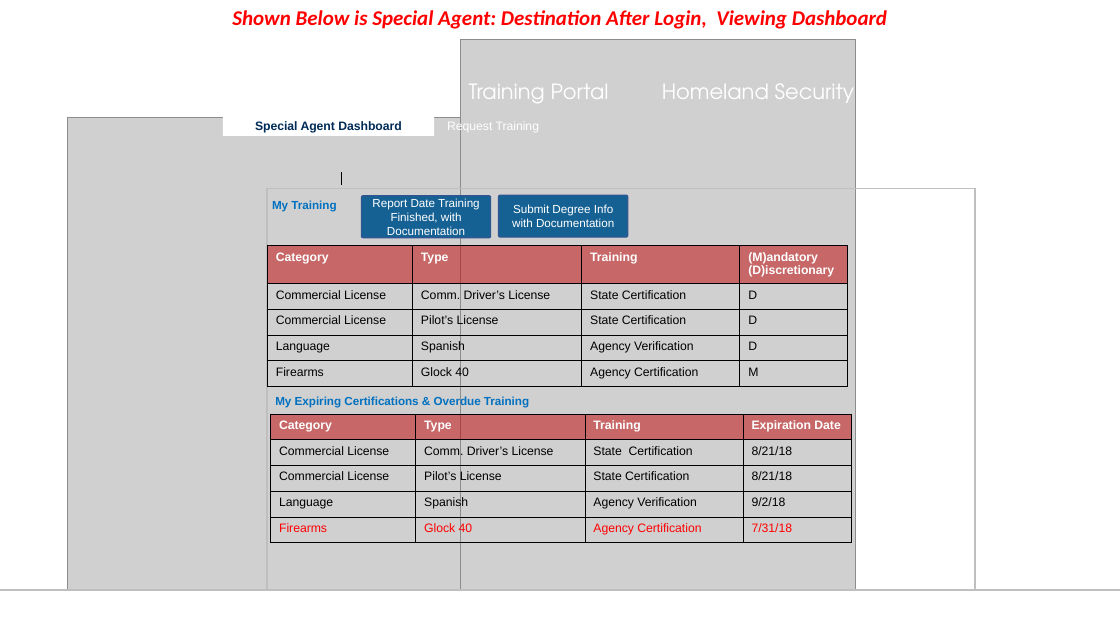
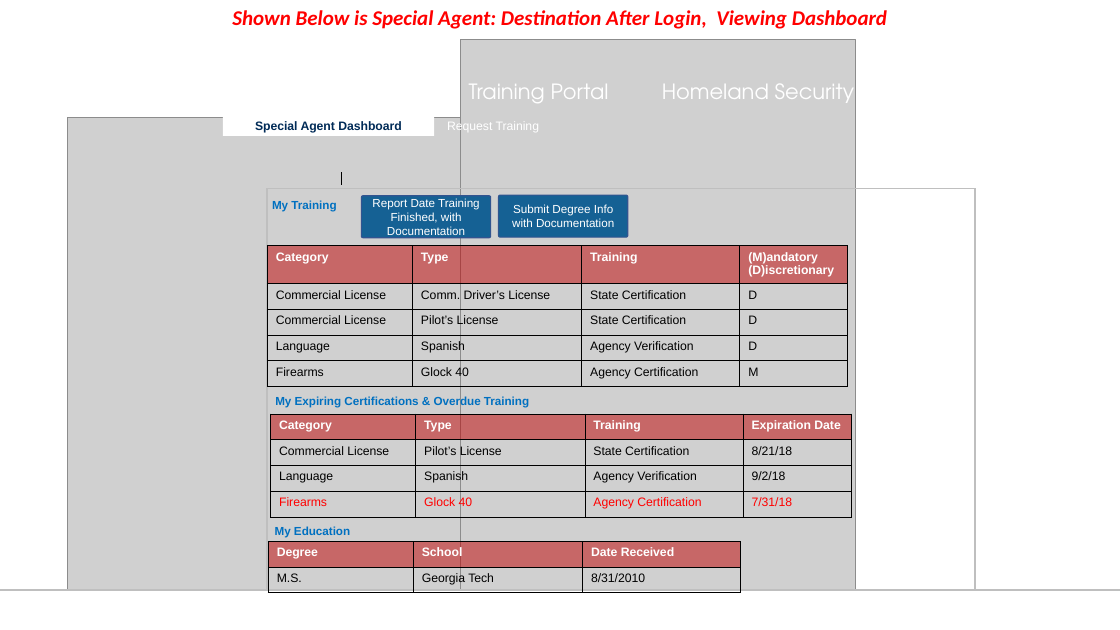
Before and after one commit to channelit/cit-challenge-docs, a slide deck: slide 11 of ICE Proposal Wireframes v10.pptx. Drawn at 1120x630 pixels with LibreOffice and Linux fonts; fonts in the diff are those of the drawing; grey boxes stand for pictures; background and template pictures are left out. Boxes give left, top, right and bottom in pixels: in the first picture for what was removed or moved away, otherwise in the second. Text is boxed around its words. In the diff, an @@ line names an element or a change of style, - is before the commit and + after.

```diff
--- a/ICE Proposal Wireframes v10.pptx
+++ b/ICE Proposal Wireframes v10.pptx
@@ table at [271,414,851,518] @@
-row 2: Commercial License | Comm. Driver’s License | State Certification | 8/21/18
@@ text added at [275,526,350,538], 10 pt, text #0070C0, bold @@
+My Education
@@ table added at [268,542,740,593], 2 rows, 3 columns @@
+Degree | School | Date Received
+M.S. | Georgia Tech | 8/31/2010
```
Also in this commit, not shown: 1 other slide changed.
